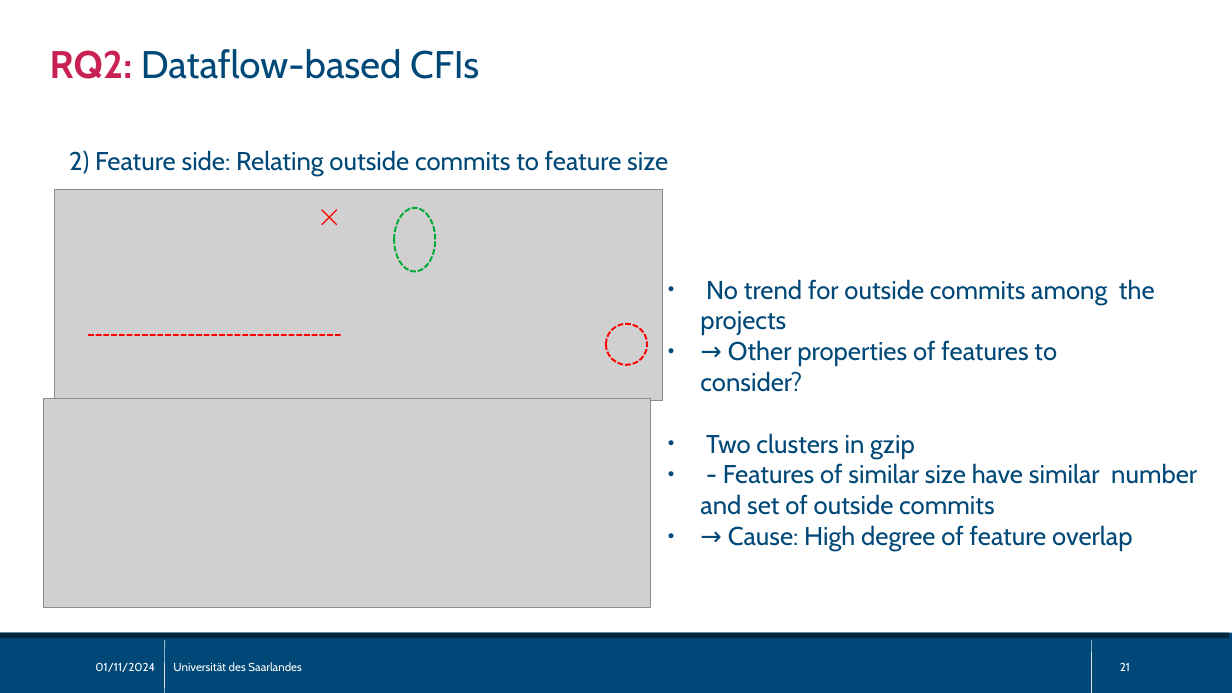
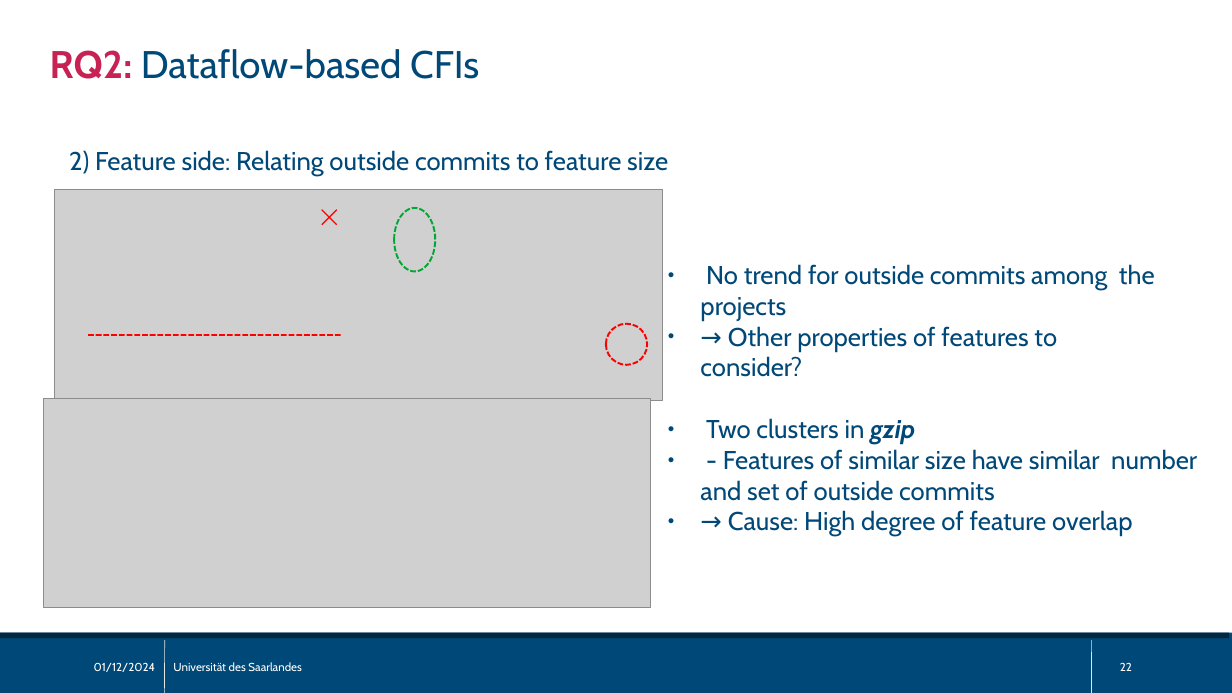
Before and after one commit to sisteu56/bachelor, a slide deck: slide 22 of pres/bachelor_thesis_pres.odp (slide 21 before the commit). Drawn at 1232x693 pixels with LibreOffice and Linux fonts; fonts in the diff are those of the drawing; grey boxes stand for pictures. Boxes give left, top, right and bottom in pixels: in the first picture for what was removed or moved away, otherwise in the second. Text is boxed around its words. In the diff, an @@ line names an element or a change of style, - is before the commit and + after.

```diff
--- a/pres/bachelor_thesis_pres.odp
+++ b/pres/bachelor_thesis_pres.odp
@@ text "No trend for outside commits ...": place and size @@
-text "No trend for outside commits ..." at [700,279,1197,551]
+text "No trend for outside commits ..." at [700,264,1197,536]
@@ text at [706,418,915,444]: bold on, italic on in "gzip" @@
@@ text at [94,662,156,672]: text changed @@
-01/11/2024
+01/12/2024
@@ page number at [1120,662,1132,671]: text changed @@
-21
+22
```
Also in this commit, not shown: 23 other slides changed, 3 slides added, 4 other files.
